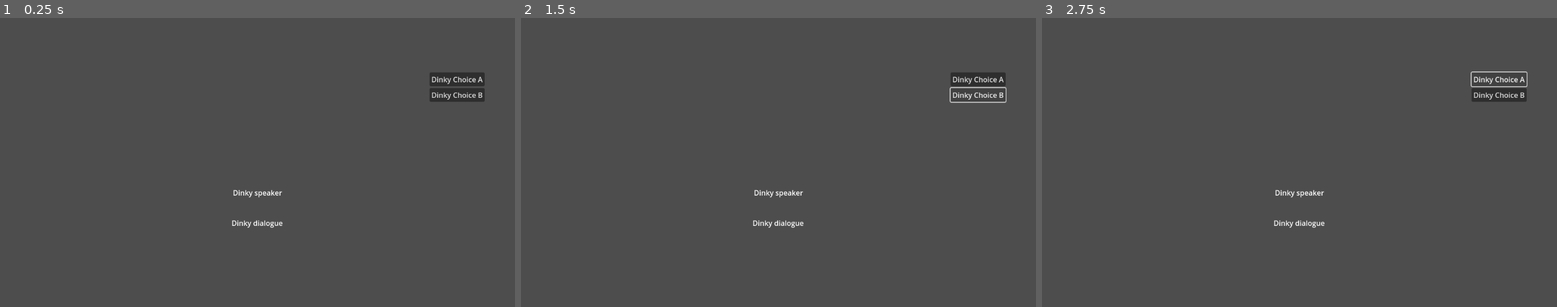
Above: before the commit, frames 1-3 (left to right).
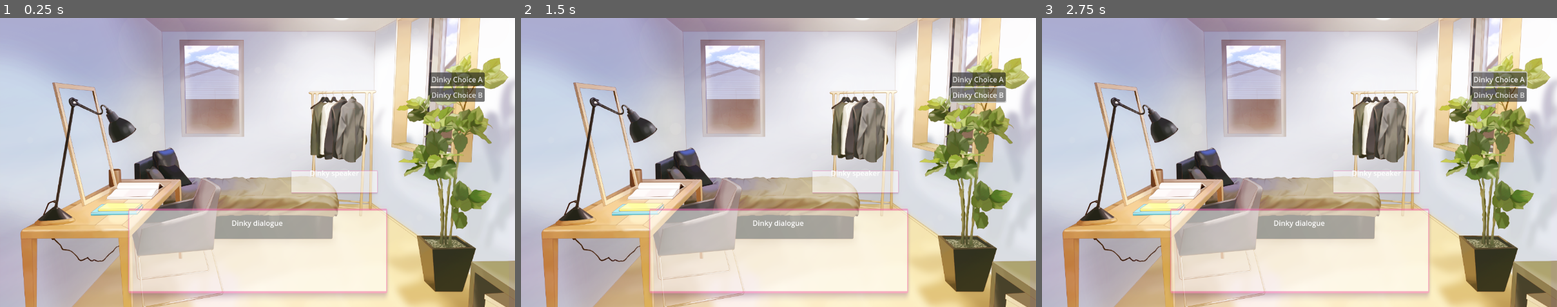
Above: after the commit, the same moments.

Repository: russmatney/dinky
Game: Godot game, scene res://src/DinkyUI.tscn
Two runs of this game, one before a commit and one after it. Both use one fixed random seed, a clock stepped at 60 frames per second and the inputs below. The project has no main scene, so this scene is started directly.
Inputs:
- Up to frame 1 (0.25 s): no input
- Up to frame 2 (1.5 s): click "Dinky Choice A" at 0.5 s; click "Dinky Choice B" at 1.25 s
- Up to frame 3 (2.75 s): click "Dinky Choice A" at 2 s

The runs differ from the first frame. In frame 1, 99% of the frame differs, in the area x 0-100%, y 0-100%; in frame 2, 99%; in frame 3, 99%.

Commit message:
feat: incorporate bg, dialogue bgs
attempts some better layout, but it's a bit of a mess rn.

Diff:
--- a/src/DinkyUI.tscn
+++ b/src/DinkyUI.tscn
@@ -1,4 +1,10 @@
-[gd_scene format=3 uid="uid://cwxgc8umdby37"]
+[gd_scene load_steps=4 format=3 uid="uid://cwxgc8umdby37"]
+
+[ext_resource type="Texture2D" uid="uid://fep3gxedvyll" path="res://assets/Backgrounds/Bedroom_Day.png" id="1_6uw5t"]
+[ext_resource type="Texture2D" uid="uid://mrij4uajnj5v" path="res://assets/UI/DialogueContainer.png" id="2_rm6fr"]
+
+[sub_resource type="StyleBoxTexture" id="StyleBoxTexture_kckgy"]
+texture = ExtResource("2_rm6fr")
 
 [node name="DinkyUI" type="CanvasLayer"]
 
@@ -11,6 +17,8 @@
 
 [node name="TextureRect" type="TextureRect" parent="PanelContainer"]
 layout_mode = 2
+texture = ExtResource("1_6uw5t")
+expand_mode = 2
 
 [node name="VBoxContainer" type="VBoxContainer" parent="PanelContainer"]
 layout_mode = 2
@@ -32,6 +40,7 @@
 size_flags_horizontal = 3
 
 [node name="VBoxContainer" type="VBoxContainer" parent="PanelContainer/VBoxContainer/Choices/PanelContainer/HBoxContainer"]
+unique_name_in_owner = true
 layout_mode = 2
 
 [node name="Button" type="Button" parent="PanelContainer/VBoxContainer/Choices/PanelContainer/HBoxContainer/VBoxContainer"]
@@ -47,7 +56,6 @@
 layout_mode = 2
 
 [node name="Content" type="HBoxContainer" parent="PanelContainer/VBoxContainer"]
-custom_minimum_size = Vector2(0, 300)
 layout_mode = 2
 size_flags_vertical = 10
 
@@ -58,18 +66,48 @@
 [node name="VBoxContainer" type="VBoxContainer" parent="PanelContainer/VBoxContainer/Content/PanelContainer"]
 layout_mode = 2
 
-[node name="SpeakerLabel" type="RichTextLabel" parent="PanelContainer/VBoxContainer/Content/PanelContainer/VBoxContainer"]
-custom_minimum_size = Vector2(0, 64)
+[node name="HBoxContainer" type="HBoxContainer" parent="PanelContainer/VBoxContainer/Content/PanelContainer/VBoxContainer"]
 layout_mode = 2
-size_flags_vertical = 10
+
+[node name="MarginContainer" type="MarginContainer" parent="PanelContainer/VBoxContainer/Content/PanelContainer/VBoxContainer/HBoxContainer"]
+layout_mode = 2
+size_flags_horizontal = 3
+
+[node name="PanelContainer2" type="PanelContainer" parent="PanelContainer/VBoxContainer/Content/PanelContainer/VBoxContainer/HBoxContainer"]
+layout_mode = 2
+theme_override_styles/panel = SubResource("StyleBoxTexture_kckgy")
+
+[node name="SpeakerLabel" type="RichTextLabel" parent="PanelContainer/VBoxContainer/Content/PanelContainer/VBoxContainer/HBoxContainer/PanelContainer2"]
+unique_name_in_owner = true
+custom_minimum_size = Vector2(200, 64)
+layout_mode = 2
 bbcode_enabled = true
 text = "[center]Dinky speaker[/center]"
 fit_content = true
+scroll_active = false
 
-[node name="DialogLabel" type="RichTextLabel" parent="PanelContainer/VBoxContainer/Content/PanelContainer/VBoxContainer"]
-custom_minimum_size = Vector2(0, 200)
+[node name="MarginContainer2" type="MarginContainer" parent="PanelContainer/VBoxContainer/Content/PanelContainer/VBoxContainer/HBoxContainer"]
+custom_minimum_size = Vector2(300, 0)
+layout_mode = 2
+
+[node name="PanelContainer" type="PanelContainer" parent="PanelContainer/VBoxContainer/Content/PanelContainer/VBoxContainer"]
+layout_mode = 2
+size_flags_horizontal = 4
+theme_override_styles/panel = SubResource("StyleBoxTexture_kckgy")
+
+[node name="VBoxContainer" type="VBoxContainer" parent="PanelContainer/VBoxContainer/Content/PanelContainer/VBoxContainer/PanelContainer"]
+layout_mode = 2
+
+[node name="MarginContainer" type="MarginContainer" parent="PanelContainer/VBoxContainer/Content/PanelContainer/VBoxContainer/PanelContainer/VBoxContainer"]
+custom_minimum_size = Vector2(0, 40)
+layout_mode = 2
+
+[node name="DialogLabel" type="RichTextLabel" parent="PanelContainer/VBoxContainer/Content/PanelContainer/VBoxContainer/PanelContainer/VBoxContainer"]
+unique_name_in_owner = true
+custom_minimum_size = Vector2(600, 200)
 layout_mode = 2
 size_flags_vertical = 10
 bbcode_enabled = true
 text = "[center]Dinky dialogue[/center]"
 fit_content = true
+scroll_active = false
